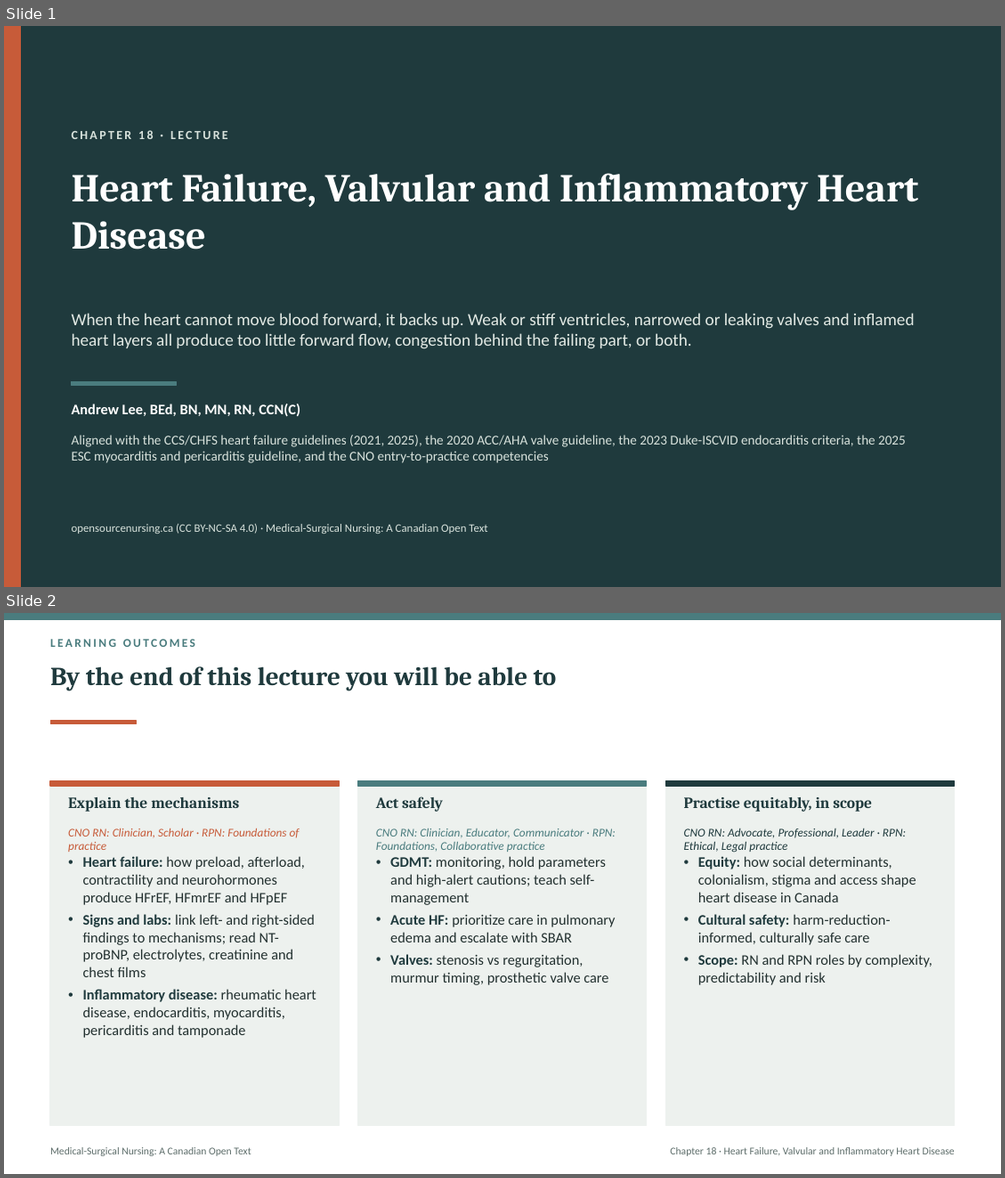
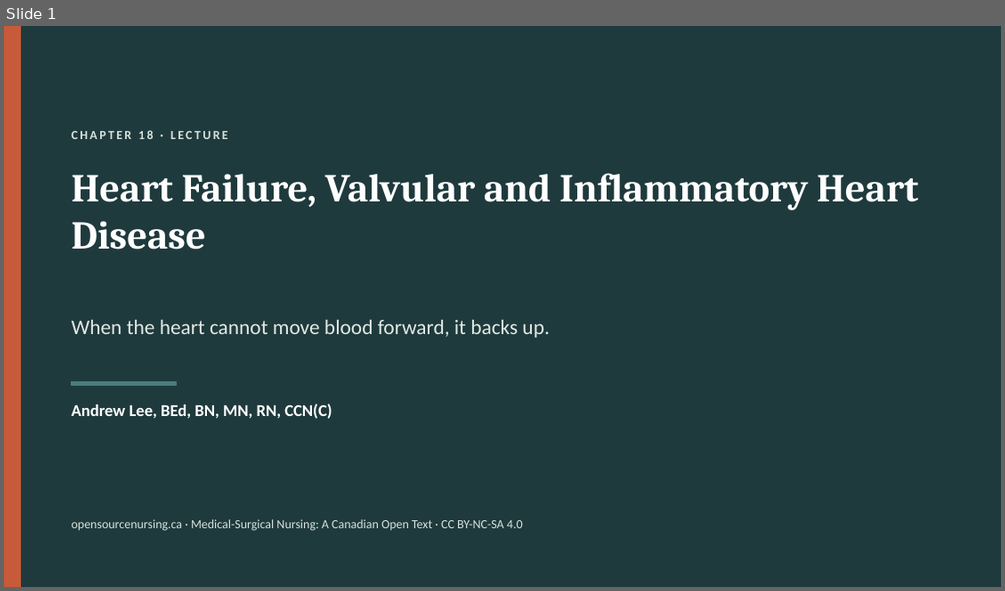
Before and after one commit to andrewleenl/opensourcenursing, a slide deck: Ch18_Heart_Failure_Valvular_and_Inflammatory_Heart_Disease_Lecture_Presentation.pptx. Shown one above the other, each under a label of ours: slides 1 and 2 before the commit, slide 1 after it. The pictures are 1005x1178 and 1005x591 pixels, drawn with LibreOffice and Linux fonts; fonts in the diff are those of the drawing. Boxes give left, top, right and bottom in pixels: in the first picture for what was removed or moved away, otherwise in the second. Text is boxed around its words. In the diff, an @@ line names an element or a change of style, - is before the commit and + after.

```diff
--- a/Ch18_Heart_Failure_Valvular_and_Inflammatory_Heart_Disease_Lecture_Presentation.pptx
+++ b/Ch18_Heart_Failure_Valvular_and_Inflammatory_Heart_Disease_Lecture_Presentation.pptx
@@ slide 2 removed at bbox=[4, 613, 1001, 1174], background #FFFFFF @@
@@ rectangle removed at bbox=[4, 613, 1001, 620] @@
@@ text removed at bbox=[50, 639, 195, 647] @@
-LEARNING OUTCOMES
@@ title removed at bbox=[50, 666, 557, 691] @@
-By the end of this lecture you will be able to
@@ rectangle removed at bbox=[50, 721, 137, 723] @@
@@ rectangle removed at bbox=[50, 781, 339, 1126] @@
@@ rectangle removed at bbox=[50, 781, 339, 786] @@
@@ text removed at bbox=[68, 797, 239, 811] @@
-Explain the mechanisms
@@ rectangle removed at bbox=[358, 781, 647, 1126] @@
@@ rectangle removed at bbox=[358, 781, 647, 786] @@
@@ text removed at bbox=[376, 796, 443, 811] @@
-Act safely
@@ rectangle removed at bbox=[666, 781, 955, 1126] @@
@@ rectangle removed at bbox=[666, 781, 955, 786] @@
@@ text removed at bbox=[684, 797, 872, 811] @@
-Practise equitably, in scope
@@ text removed at bbox=[68, 827, 299, 852] @@
-CNO RN: Clinician, Scholar · RPN: Foundations of practice
@@ text removed at bbox=[376, 828, 615, 852] @@
-CNO RN: Clinician, Educator, Communicator · RPN: Foundations, Collaborative practice
@@ text removed at bbox=[684, 828, 906, 852] @@
-CNO RN: Advocate, Professional, Leader · RPN: Ethical, Legal practice
@@ text removed at bbox=[83, 914, 316, 1038] @@
-• Heart failure: how preload, afterload, contractility and neurohormones produce HFrEF, HFmrEF and HFpEF
-• Signs and labs: link left- and right-sided findings to mechanisms; read NT-proBNP, electrolytes, creatinine and chest films
-• Inflammatory disease: rheumatic heart disease, endocarditis, myocarditis, pericarditis and tamponade
@@ text removed at bbox=[390, 914, 615, 985] @@
-• GDMT: monitoring, hold parameters and high-alert cautions; teach self-management
-• Acute HF: prioritize care in pulmonary edema and escalate with SBAR
-• Valves: stenosis vs regurgitation, murmur timing, prosthetic valve care
@@ text removed at bbox=[698, 914, 932, 985] @@
-• Equity: how social determinants, colonialism, stigma and access shape heart disease in Canada
-• Cultural safety: harm-reduction-informed, culturally safe care
-• Scope: RN and RPN roles by complexity, predictability and risk
@@ text removed at bbox=[50, 1147, 251, 1156] @@
-Medical-Surgical Nursing: A Canadian Open Text
@@ text removed at bbox=[670, 1147, 955, 1156] @@
-Chapter 18 · Heart Failure, Valvular and Inflammatory Heart Disease
@@ slide 1 changed as well @@
@@ text at bbox=[72, 320, 549, 338]: text changed; size 16.5 to 20 pt @@
-When the heart cannot move blood forward, it backs up. Weak or stiff ventricles, narrowed or leaking valves and inflamed heart layers all produce too little forward flow, congestion behind the failing part, or both.
+When the heart cannot move blood forward, it backs up.
@@ text "Andrew Lee, BEd, BN, MN, ..." at bbox=[72, 403, 332, 418]: size 14 to 16 pt @@
@@ text removed at bbox=[72, 435, 906, 463] @@
-Aligned with the CCS/CHFS heart failure guidelines (2021, 2025), the 2020 ACC/AHA valve guideline, the 2023 Duke-ISCVID endocarditis criteria, the 2025 ESC myocarditis and pericarditis guideline, and the CNO entry-to-practice competencies
@@ text at bbox=[72, 519, 523, 531]: text changed; size 11 to 12 pt @@
-opensourcenursing.ca (CC BY-NC-SA 4.0) · Medical-Surgical Nursing: A Canadian Open Text
+opensourcenursing.ca · Medical-Surgical Nursing: A Canadian Open Text · CC BY-NC-SA 4.0
```
Also in this commit, not shown: 5 other slides changed, 38 slides added, 43 other slides removed, 1 other file.
